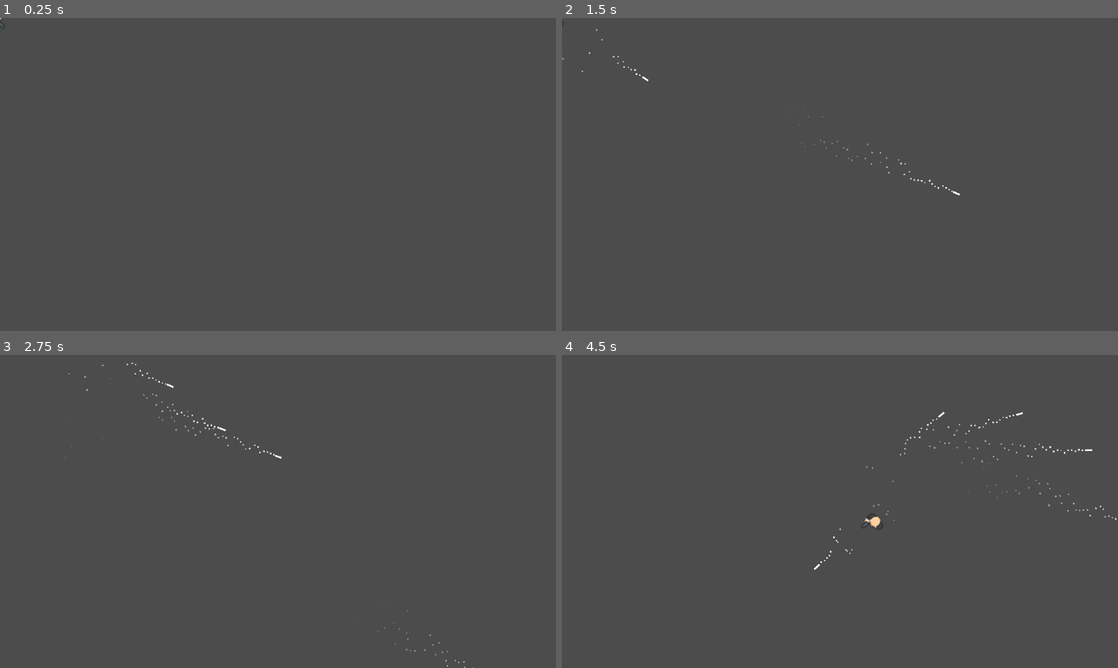
Above: before the commit, frames 1-4 (two rows, left to right).
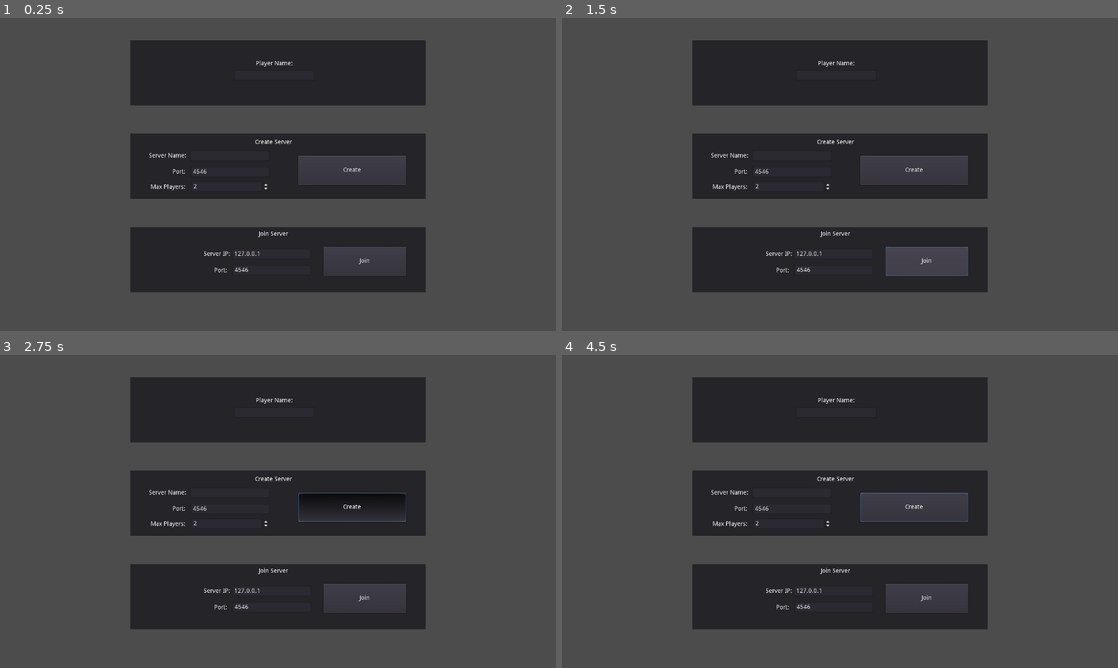
Above: after the commit, the same moments.

Repository: Talamander/bullet-time-fighting
Game: Godot game, scene res://Menu/MainMenu.tscn
The game is run twice, just before and just after one commit, with the same random seed, the same clock (stepped at 60 frames per second) and the same inputs. Before the commit the project starts from res://World/Arena.tscn.
Inputs (mouse positions are in pixels of both pictures, inside the frame that each line leads up to):
- Up to frame 1 (0.25 s): no input
- Up to frame 2 (1.5 s): click (912, 171) at 0.5 s, where only the run after the commit has a clickable "Create"; click (928, 262) at 1.25 s, where only the run after the commit has a clickable "Join"
- Up to frame 3 (2.75 s): move the mouse to (400, 495) at 2.02 s; press the mouse at (400, 495) at 2.03 s; hold Right (ui_right) from 2.03 s (still down); tap Ctrl (bullet_time) at 2.1 s
- Up to frame 4 (4.5 s): move the mouse to (728, 527) at 2.77 s; release Right (ui_right) at 2.78 s; release the mouse at (728, 527) at 2.78 s; hold Down (ui_down) 2.78-3.53 s; click (728, 527) at 2.85 s; tap Ctrl (bullet_time) at 3.05, 3.6 s; move the mouse to (895, 442) at 3.52 s; press the mouse at (895, 442) at 3.53 s; hold Right (ui_right) 3.53-4.28 s; move the mouse to (812, 574) at 4.27 s; release the mouse at (812, 574) at 4.28 s; hold Up (ui_up) from 4.28 s (still down); click (812, 574) at 4.35 s

The runs differ from the first frame. In frame 1, 30% of the frame differs, in the area x 0-77%, y 0-88%; in frame 2, 30%; in frame 3, 32%, in the area x 12-86%, y 2-100%; in frame 4, 30%.

Commit message:
Re-implemented Multiplayer

Diff:
--- /dev/null
+++ b/Effects/BloodParticle.tscn
@@ -0,0 +1,61 @@
+[gd_scene load_steps=5 format=2]
+
+[sub_resource type="Gradient" id=1]
+colors = PoolColorArray( 0.992188, 0.193787, 0.193787, 1, 1, 0, 0, 1 )
+
+[sub_resource type="GradientTexture" id=2]
+gradient = SubResource( 1 )
+width = 1
+
+[sub_resource type="RectangleShape2D" id=3]
+extents = Vector2( 2, 2 )
+
+[sub_resource type="Animation" id=4]
+resource_name = "Lifetime"
+length = 4.0
+tracks/0/type = "bezier"
+tracks/0/path = NodePath("Sprite:modulate:a")
+tracks/0/interp = 1
+tracks/0/loop_wrap = true
+tracks/0/imported = false
+tracks/0/enabled = true
+tracks/0/keys = {
+"points": PoolRealArray( 1, -0.25, 0, 0.25, 0, 1, -0.25, 0, 0.25, 0, 0, -0.25, 0, 0.25, 0 ),
+"times": PoolRealArray( 0, 2.3, 3.8 )
+}
+tracks/1/type = "method"
+tracks/1/path = NodePath(".")
+tracks/1/interp = 1
+tracks/1/loop_wrap = true
+tracks/1/imported = false
+tracks/1/enabled = true
+tracks/1/keys = {
+"times": PoolRealArray( 3.9 ),
+"transitions": PoolRealArray( 1 ),
+"values": [ {
+"args": [  ],
+"method": "queue_free"
+} ]
+}
+
+[node name="BloodParticle" type="RigidBody2D"]
+show_behind_parent = true
+z_index = -2
+collision_layer = 0
+collision_mask = 0
+mass = 62.36
+gravity_scale = 0.0
+
+[node name="Sprite" type="Sprite" parent="."]
+modulate = Color( 1, 1, 1, 0 )
+position = Vector2( -7.45058e-08, -5.96046e-08 )
+scale = Vector2( 4, 4 )
+texture = SubResource( 2 )
+
+[node name="CollisionShape2D" type="CollisionShape2D" parent="."]
+visible = false
+shape = SubResource( 3 )
+
+[node name="AnimationPlayer" type="AnimationPlayer" parent="."]
+autoplay = "Lifetime"
+anims/Lifetime = SubResource( 4 )
--- /dev/null
+++ b/Effects/BloodSpatterComponent.gd
@@ -0,0 +1,34 @@
+extends Node2D
+
+
+export var BloodParticleScene : PackedScene
+export var BloodParticleNumber := 15
+export var RandomVelocity := 400
+
+const BloodSplatterSignalName := "OnDeath"
+
+var rand = RandomNumberGenerator.new()
+
+func _ready():
+	for parentSignal in get_parent().get_signal_list():
+		if (parentSignal["name"] == BloodSplatterSignalName):
+			get_parent().connect(BloodSplatterSignalName, self, "on_parent_death")
+	rand.randomize()
+
+func on_parent_death(parent : Node):
+	splatter()
+
+func splatter(particles_to_spawn := -1):
+	if (particles_to_spawn <= 0):
+		particles_to_spawn = BloodParticleNumber
+
+	var spawnedParticle : RigidBody2D
+
+	for i in range(particles_to_spawn):
+		spawnedParticle = BloodParticleScene.instance()
+
+		get_tree().root.add_child(spawnedParticle)
+
+		spawnedParticle.global_position = global_position
+
+		spawnedParticle.linear_velocity = Vector2(rand.randf_range(-RandomVelocity,RandomVelocity), rand.randf_range(-RandomVelocity,RandomVelocity))
--- /dev/null
+++ b/Effects/BloodSpatterComponent.tscn
@@ -0,0 +1,9 @@
+[gd_scene load_steps=3 format=2]
+
+[ext_resource path="res://Effects/BloodSpatterComponent.gd" type="Script" id=1]
+[ext_resource path="res://Effects/BloodParticle.tscn" type="PackedScene" id=2]
+
+[node name="BloodSpatterComponent" type="Node2D"]
+show_behind_parent = true
+script = ExtResource( 1 )
+BloodParticleScene = ExtResource( 2 )
--- a/Effects/MuzzleFlash.gd
+++ b/Effects/MuzzleFlash.gd
@@ -2,7 +2,13 @@
 
 func _ready():
 	$Particles2D.emitting = true
+	set_as_toplevel(true)
 
+func _process(delta):
+	if Global.bullet_time == true:
+		$Particles2D.speed_scale = .5
+	if Global.bullet_time == false:
+		$Particles2D.speed_scale = 1
 
 func _on_decayTimer_timeout():
 	queue_free()
--- /dev/null
+++ b/Menu/MainMenu.gd
@@ -0,0 +1,40 @@
+extends CanvasLayer
+
+
+func _ready():
+	Network.connect("server_created", self, "_on_ready_to_play")
+	Network.connect("join_success", self, "_on_ready_to_play")
+	Network.connect("join_fail", self, "_on_join_fail")
+
+
+func _on_btCreate_pressed():
+	# Properly set the local player information
+	set_player_info()
+
+	# Gather values from the GUI and fill the network.server_info dictionary
+	if (!$VBoxContainer/PanelHost/txtServerName.text.empty()):
+		Network.server_info.name = $VBoxContainer/PanelHost/txtServerName.text
+	Network.server_info.max_players = int($VBoxContainer/PanelHost/txtMaxPlayers.value)
+	Network.server_info.used_port = int($VBoxContainer/PanelHost/txtServerPort.text)
+
+	# And create the server, using the function previously added into the code
+	Network.create_server()
+
+func _on_btJoin_pressed():
+	# Properly set the local player information
+	set_player_info()
+
+	var port = int($VBoxContainer/PanelJoin/txtJoinPort.text)
+	var ip = $VBoxContainer/PanelJoin/txtJoinIP.text
+	Network.join_server(ip, port)
+
+
+func _on_ready_to_play():
+	get_tree().change_scene("res://World/Arena.tscn")
+
+func _on_join_fail():
+	print("Failed to join server")
+
+func set_player_info():
+	if (!$VBoxContainer/PanelPlayer/txtPlayerName.text.empty()):
+		Global.player_info.name = $VBoxContainer/PanelPlayer/txtPlayerName.text
--- /dev/null
+++ b/Menu/MainMenu.tscn
@@ -0,0 +1,212 @@
+[gd_scene load_steps=2 format=2]
+
+[ext_resource path="res://Menu/MainMenu.gd" type="Script" id=1]
+
+[node name="MainMenu" type="CanvasLayer"]
+script = ExtResource( 1 )
+
+[node name="VBoxContainer" type="VBoxContainer" parent="."]
+anchor_right = 1.0
+anchor_bottom = 1.0
+margin_left = 300.0
+margin_top = 12.0
+margin_right = -300.0
+margin_bottom = -49.0
+custom_constants/separation = 65
+alignment = 1
+__meta__ = {
+"_edit_use_anchors_": false
+}
+
+[node name="PanelPlayer" type="Panel" parent="VBoxContainer"]
+margin_top = 39.0
+margin_right = 680.0
+margin_bottom = 189.0
+rect_min_size = Vector2( 0, 150 )
+__meta__ = {
+"_edit_use_anchors_": false
+}
+
+[node name="Label" type="Label" parent="VBoxContainer/PanelPlayer"]
+margin_left = 238.586
+margin_top = 47.0294
+margin_right = 424.586
+margin_bottom = 61.0294
+text = "Player Name:"
+align = 1
+valign = 1
+__meta__ = {
+"_edit_use_anchors_": false
+}
+
+[node name="txtPlayerName" type="LineEdit" parent="VBoxContainer/PanelPlayer"]
+margin_left = 239.345
+margin_top = 69.104
+margin_right = 424.345
+margin_bottom = 93.104
+align = 1
+__meta__ = {
+"_edit_use_anchors_": false
+}
+
+[node name="PanelHost" type="Panel" parent="VBoxContainer"]
+margin_top = 254.0
+margin_right = 680.0
+margin_bottom = 404.0
+rect_min_size = Vector2( 0, 150 )
+__meta__ = {
+"_edit_use_anchors_": false
+}
+
+[node name="txtServerName" type="LineEdit" parent="VBoxContainer/PanelHost"]
+margin_left = 138.0
+margin_top = 39.0
+margin_right = 320.0
+margin_bottom = 63.0
+__meta__ = {
+"_edit_use_anchors_": false
+}
+
+[node name="txtServerPort" type="LineEdit" parent="VBoxContainer/PanelHost"]
+margin_left = 139.0
+margin_top = 76.0
+margin_right = 320.0
+margin_bottom = 100.0
+text = "4546"
+__meta__ = {
+"_edit_use_anchors_": false
+}
+
+[node name="txtMaxPlayers" type="SpinBox" parent="VBoxContainer/PanelHost"]
+margin_left = 140.0
+margin_top = 110.0
+margin_right = 320.0
+margin_bottom = 134.0
+min_value = 2.0
+max_value = 2.0
+value = 2.0
+__meta__ = {
+"_edit_use_anchors_": false
+}
+
+[node name="Label" type="Label" parent="VBoxContainer/PanelHost"]
+margin_left = 43.0
+margin_top = 44.0
+margin_right = 129.0
+margin_bottom = 58.0
+text = "Server Name:"
+__meta__ = {
+"_edit_use_anchors_": false
+}
+
+[node name="Label2" type="Label" parent="VBoxContainer/PanelHost"]
+margin_left = 97.0
+margin_top = 81.0
+margin_right = 128.0
+margin_bottom = 95.0
+text = "Port:"
+__meta__ = {
+"_edit_use_anchors_": false
+}
+
+[node name="Label3" type="Label" parent="VBoxContainer/PanelHost"]
+margin_left = 47.0
+margin_top = 116.0
+margin_right = 127.0
+margin_bottom = 130.0
+text = "Max Players:"
+__meta__ = {
+"_edit_use_anchors_": false
+}
+
+[node name="Label4" type="Label" parent="VBoxContainer/PanelHost"]
+margin_left = 287.0
+margin_top = 13.0
+margin_right = 372.0
+margin_bottom = 27.0
+text = "Create Server"
+__meta__ = {
+"_edit_use_anchors_": false
+}
+
+[node name="btCreate" type="Button" parent="VBoxContainer/PanelHost"]
+margin_left = 387.0
+margin_top = 51.0
+margin_right = 635.0
+margin_bottom = 118.0
+text = "Create"
+__meta__ = {
+"_edit_use_anchors_": false
+}
+
+[node name="PanelJoin" type="Panel" parent="VBoxContainer"]
+margin_top = 469.0
+margin_right = 680.0
+margin_bottom = 619.0
+rect_min_size = Vector2( 0, 150 )
+__meta__ = {
+"_edit_use_anchors_": false
+}
+
+[node name="Label5" type="Label" parent="VBoxContainer/PanelJoin"]
+margin_left = 169.0
+margin_top = 55.0
+margin_right = 230.0
+margin_bottom = 69.0
+text = "Server IP:"
+__meta__ = {
+"_edit_use_anchors_": false
+}
+
+[node name="Label6" type="Label" parent="VBoxContainer/PanelJoin"]
+margin_left = 193.0
+margin_top = 93.0
+margin_right = 224.0
+margin_bottom = 107.0
+text = "Port:"
+__meta__ = {
+"_edit_use_anchors_": false
+}
+
+[node name="Label8" type="Label" parent="VBoxContainer/PanelJoin"]
+margin_left = 287.0
+margin_top = 9.0
+margin_right = 372.0
+margin_bottom = 23.0
+text = "Join Server"
+align = 1
+__meta__ = {
+"_edit_use_anchors_": false
+}
+
+[node name="txtJoinIP" type="LineEdit" parent="VBoxContainer/PanelJoin"]
+margin_left = 234.0
+margin_top = 50.0
+margin_right = 416.0
+margin_bottom = 74.0
+text = "127.0.0.1"
+__meta__ = {
+"_edit_use_anchors_": false
+}
+
+[node name="txtJoinPort" type="LineEdit" parent="VBoxContainer/PanelJoin"]
+margin_left = 235.0
+margin_top = 87.0
+margin_right = 416.0
+margin_bottom = 111.0
+text = "4546"
+__meta__ = {
+"_edit_use_anchors_": false
+}
+
+[node name="btJoin" type="Button" parent="VBoxContainer/PanelJoin"]
+margin_left = 445.0
+margin_top = 45.0
+margin_right = 635.0
+margin_bottom = 112.0
+text = "Join"
+__meta__ = {
+"_edit_use_anchors_": false
+}
+[connection signal="pressed" from="VBoxContainer/PanelHost/btCreate" to="." method="_on_btCreate_pressed"]
+[connection signal="pressed" from="VBoxContainer/PanelJoin/btJoin" to="." method="_on_btJoin_pressed"]
--- /dev/null
+++ b/Network/network.gd
@@ -0,0 +1,115 @@
+extends Node
+
+var server_info = {
+	name = "Server",      # Holds the name of the server
+	max_players = 0,      # Maximum allowed connections
+	used_port = 0         # Listening port
+}
+
+var players = {}
+
+signal server_created                          # when server is successfully created
+signal join_success                            # When the peer successfully joins a server
+signal join_fail                               # Failed to join a server
+signal player_list_changed                     # List of players has been changed
+signal player_removed(pinfo)                   # A player has been removed from the list
+
+
+func _ready():
+	get_tree().connect("network_peer_connected", self, "_on_player_connected")
+	get_tree().connect("network_peer_disconnected", self, "_on_player_disconnected")
+	get_tree().connect("connected_to_server", self, "_on_connected_to_server")
+	get_tree().connect("connection_failed", self, "_on_connection_failed")
+	get_tree().connect("server_disconnected", self, "_on_disconnected_from_server")
+
+
+func create_server():
+	# Initialize the networking system
+	var net = NetworkedMultiplayerENet.new()
+
+	# Try to create the server
+	if (net.create_server(server_info.used_port, server_info.max_players) != OK):
+		print("Failed to create server")
+		return
+
+	# Assign it into the tree
+	get_tree().set_network_peer(net)
+	emit_signal("server_created")
+	# Register the server's player in the local player list
+	register_player(Global.player_info)
+
+func join_server(ip, port):
+	var net = NetworkedMultiplayerENet.new()
+
+	if (net.create_client(ip, port) != OK):
+		print("Failed to create client")
+		emit_signal("join_fail")
+		return
+
+	get_tree().set_network_peer(net)
+
+remote func register_player(pinfo):
+	if (get_tree().is_network_server()):
+		# We are on the server, so distribute the player list information throughout the connected players
+		for id in players:
+			# Send currently iterated player info to the new player
+			rpc_id(pinfo.net_id, "register_player", players[id])
+			# Send new player info to currently iterated player, skipping the server (which will get the info shortly)
+			if (id != 1):
+				rpc_id(id, "register_player", pinfo)
+
+	# Now to code that will be executed regardless of being on client or server
+	print("Registering player ", pinfo.name, " (", pinfo.net_id, ") to internal player table")
+	players[pinfo.net_id] = pinfo          # Create the player entry in the dictionary
+	emit_signal("player_list_changed")     # And notify that the player list has been changed
+
+remote func unregister_player(id):
+	print("Removing player ", players[id].name, " from internal table")
+	# Cache the player info because it's still necessary for some upkeeping
+	var pinfo = players[id]
+	# Remove the player from the list
+	players.erase(id)
+	# And notify the list has been changed
+	emit_signal("player_list_changed")
+	# Emit the signal that is meant to be intercepted only by the server
+	emit_signal("player_removed", pinfo)
+
+# Everyone gets notified whenever a new client joins the server
+func _on_player_connected(id):
+	pass
+
+
+# Everyone gets notified whenever someone disconnects from the server
+func _on_player_disconnected(id):
+	print("Player ", players[id].name, " disconnected from server")
+	# Update the player tables
+	if (get_tree().is_network_server()):
+		# Unregister the player from the server's list
+		unregister_player(id)
+		# Then on all remaining peers
+		rpc("unregister_player", id)
+
+# Peer trying to connect to server is notified on success
+func _on_connected_to_server():
+	emit_signal("join_success")
+	# Update the player_info dictionary with the obtained unique network ID
+	Global.player_info.net_id = get_tree().get_network_unique_id()
+	# Request the server to register this new player across all connected players
+	rpc_id(1, "register_player", Global.player_info)
+	# And register itself on the local list
+	register_player(Global.player_info)
+
+
+# Peer trying to connect to server is notified on failure
+func _on_connection_failed():
+	emit_signal("join_fail")
+	get_tree().set_network_peer(null)
+
+
+# Peer is notified when disconnected from server
+func _on_disconnected_from_server():
+	print("Disconnected from server")
+	# Clear the internal player list
+	players.clear()
+	# Reset the player info network ID
+	Global.player_info.net_id = 1
--- a/Parent Classes/Projectile.gd
+++ b/Parent Classes/Projectile.gd
@@ -1,12 +1,28 @@
-extends KinematicBody2D
+extends Area2D
+
+puppet var puppet_motion = Vector2.ZERO
 
 var velocity = Vector2.ZERO
-export(int) var speed = 1000
+var speed = 1500
+
+func _ready():
+	set_as_toplevel(true)
+
 
 func _process(delta):
-	position += velocity * delta
+	if Global.bullet_time == true:
+		speed = 500
+		$Particles2D.speed_scale = .5
+	else:
+		speed = 1500
+		$Particles2D.speed_scale = 1
+	position += velocity * delta * speed
 
 
 
 func _on_decayTimer_timeout():
-	queue_free()
+	pass#queue_free()
+
+
+func _on_VisibilityNotifier2D_screen_exited():
+	pass#queue_free()
--- a/Parent Classes/Projectile.tscn
+++ b/Parent Classes/Projectile.tscn
@@ -2,7 +2,7 @@
 
 [ext_resource path="res://Parent Classes/Projectile.gd" type="Script" id=1]
 
-[node name="Projectile" type="KinematicBody2D" groups=[
+[node name="Projectile" type="Area2D" groups=[
 "time_scale_objects",
 ]]
 script = ExtResource( 1 )
@@ -18,4 +18,7 @@
 autostart = true
 
 [node name="Particles2D" type="Particles2D" parent="."]
+
+[node name="VisibilityNotifier2D" type="VisibilityNotifier2D" parent="."]
 [connection signal="timeout" from="Timers/decayTimer" to="." method="_on_decayTimer_timeout"]
+[connection signal="screen_exited" from="VisibilityNotifier2D" to="." method="_on_VisibilityNotifier2D_screen_exited"]
--- a/Player/Player.gd
+++ b/Player/Player.gd
@@ -6,24 +6,39 @@
 onready var muzzle = $Muzzle
 
 #Movement Variables
-var speed = 600
+var speed = 500
 var acceleration = 4000
 var motion = Vector2.ZERO
+puppet var puppet_motion = Vector2.ZERO
+puppet var puppet_rotation = global_rotation
 
+#Gun variables
+onready var fireRate = $Timers/fireRate
 var canFire = true
 
+
 func _physics_process(delta):
-	look_rotation()
-	var input_vector = get_input_vector()
-	#Vector2.ZERO is true when no move key is being pressed
-	if input_vector == Vector2.ZERO:
-		apply_friction(acceleration * delta)
+	if is_network_master():
+		look_rotation()
+
+		var input_vector = get_input_vector()
+		#Vector2.ZERO is true when no move key is being pressed
+		if input_vector == Vector2.ZERO:
+			apply_friction(acceleration * delta)
+		else:
+			calc_movement(input_vector * acceleration * delta)
+		motion = move_and_slide(motion)
+
+		rset("puppet_motion", position)
+		rset("puppet_rotation", global_rotation)
+
+		if Input.is_action_pressed("fire") and canFire == true:
+			rpc('fire_bullet')
+
 	else:
-		calc_movement(input_vector * acceleration * delta)
-	motion = move_and_slide(motion)
-
+		global_rotation = puppet_rotation
+		position = puppet_motion
 	bullet_time()
-	fire_bullet()
 
 
 func get_input_vector():
@@ -43,7 +58,10 @@
 func calc_movement(value):
 	#Uses the acceleration to ramp up to the speed, so it's not instantaneous
 	motion += value
-	motion = motion.clamped(speed)
+	if Global.bullet_time == true:
+		motion = motion.clamped(speed/2)
+	else:
+		motion = motion.clamped(speed)
 
 func look_rotation():
 	#Gets the mouse location and sets the player rotation to match
@@ -52,23 +70,24 @@
 
 func bullet_time():
 	if Input.is_action_just_pressed("bullet_time"):
-		Engine.time_scale = .5
+		Global.bullet_time = true
 	if Input.is_action_just_released("bullet_time"):
-		Engine.time_scale = 1
+		Global.bullet_time = false
 
-func fire_bullet():
-	if Input.is_action_pressed("fire") and canFire == true:
-		canFire = false
-		$Timers/fireRate.start()
+sync func fire_bullet():
+	canFire = false
+	fireRate.start()
+	var bullet = playerBullet.instance()
+	add_child(bullet)
+	bullet.global_position = muzzle.global_position
+	bullet.velocity = Vector2.RIGHT.rotated(self.rotation)
+	bullet.set_rotation(global_rotation)
+	motion -= bullet.velocity * 25
 
-		var bullet = Global.instance_scene_on_main(playerBullet, muzzle.global_position)
-		bullet.velocity = Vector2.RIGHT.rotated(self.rotation) * bullet.speed
-		bullet.set_rotation(global_rotation)
-
-		var flash = Global.instance_scene_on_main(muzzleFlash, muzzle.global_position)
-		flash.set_rotation(global_rotation)
-
-		motion -= bullet.velocity * .2
+	var muzzleflash = muzzleFlash.instance()
+	add_child(muzzleflash)
+	muzzleflash.global_position = muzzle.global_position
+	muzzleflash.set_rotation(self.rotation)
 
 
 func _on_fireRate_timeout():
--- a/Singletons/Global.gd
+++ b/Singletons/Global.gd
@@ -1,9 +1,9 @@
 extends Node
 
-#Singleton for instancing scenes within a scene. ex: playerBullet
-func instance_scene_on_main(scene, position):
-	var main = get_tree().current_scene
-	var instance = scene.instance()
-	main.add_child(instance)
-	instance.global_position = position
-	return instance
+var bullet_time = false
+
+var player_info = {
+	name = "Player",                   # How this player will be shown within the GUI
+	net_id = 1,                        # By default everyone receives "server ID"
+	actor_path = "res://Player/Player.tscn",  # The class used to represent the player in the game world
+}
--- a/World/Arena.gd
+++ b/World/Arena.gd
@@ -1 +1,85 @@
 extends Node2D
+
+func _ready():
+	# Connect event handler to the player_list_changed signal
+	Network.connect("player_list_changed", self, "_on_player_list_changed")
+	# If we are in the server, connect to the event that will deal with player despawning
+	if (get_tree().is_network_server()):
+		Network.connect("player_removed", self, "_on_player_removed")
+
+	# Update the lblLocalPlayer label widget to display the local player name
+	$HUD/PanelPlayerList/lblLocalPlayer.text = Global.player_info.name
+
+		# Spawn the players
+	if (get_tree().is_network_server()):
+		spawn_players(Global.player_info, 1)
+	else:
+		rpc_id(1, "spawn_players", Global.player_info, -1)
+
+func _on_player_list_changed():
+	# First remove all children from the boxList widget
+	for c in $HUD/PanelPlayerList/boxList.get_children():
+		c.queue_free()
+
+	# Now iterate through the player list creating a new entry into the boxList
+	for p in Network.players:
+		if (p != Global.player_info.net_id):
+			var nlabel = Label.new()
+			nlabel.text = Network.players[p].name
+			$HUD/PanelPlayerList/boxList.add_child(nlabel)
+
+# Spawns a new player actor, using the provided player_info structure and the given spawn index
+remote func spawn_players(pinfo, spawn_index):
+	# If the spawn_index is -1 then we define it based on the size of the player list
+	if (spawn_index == -1):
+		spawn_index = Network.players.size()
+
+	if (get_tree().is_network_server() && pinfo.net_id != 1):
+		# We are on the server and the requested spawn does not belong to the server
+		# Iterate through the connected players
+		var s_index = 1      # Will be used as spawn index
+		for id in Network.players:
+			# Spawn currently iterated player within the new player's scene, skipping the new player for now
+			if (id != pinfo.net_id):
+				rpc_id(pinfo.net_id, "spawn_players", Network.players[id], s_index)
+
+			# Spawn the new player within the currently iterated player as long it's not the server
+			# Because the server's list already contains the new player, that one will also get itself!
+			if (id != 1):
+				rpc_id(id, "spawn_players", pinfo, spawn_index)
+
+			s_index += 1
+
+	# Load the scene and create an instance
+	var pclass = load(pinfo.actor_path)
+	var nactor = pclass.instance()
+	# And the actor position
+	nactor.position = $SpawnPoints.get_node(str(spawn_index)).position
+	# If this actor does not belong to the server, change the node name and network master accordingly
+	if (pinfo.net_id != 1):
+		nactor.set_network_master(pinfo.net_id)
+	nactor.set_name(str(pinfo.net_id))
+	# Finally add the actor into the world
+	add_child(nactor)
+
+remote func despawn_player(pinfo):
+	if (get_tree().is_network_server()):
+		for id in Network.players:
+			# Skip disconnecte player and server from replication code
+			if (id == pinfo.net_id || id == 1):
+				continue
+
+			# Replicate despawn into currently iterated player
+			rpc_id(id, "despawn_player", pinfo)
+
+	# Try to locate the player actor
+	var player_node = get_node(str(pinfo.net_id))
+	if (!player_node):
+		print("Cannoot remove invalid node from tree")
+		return
+
+	# Mark the node for deletion
+	player_node.queue_free()
+
+func _on_player_removed(pinfo):
+	despawn_player(pinfo)
--- a/World/Arena.tscn
+++ b/World/Arena.tscn
@@ -1,9 +1,43 @@
-[gd_scene load_steps=3 format=2]
+[gd_scene load_steps=2 format=2]
 
-[ext_resource path="res://Player/Player.tscn" type="PackedScene" id=1]
 [ext_resource path="res://World/Arena.gd" type="Script" id=2]
 
 [node name="Arena" type="Node2D"]
 script = ExtResource( 2 )
 
-[node name="Player" parent="." instance=ExtResource( 1 )]
+[node name="HUD" type="CanvasLayer" parent="."]
+
+[node name="PanelPlayerList" type="Panel" parent="HUD"]
+self_modulate = Color( 1, 1, 1, 0 )
+margin_left = 20.0
+margin_top = 20.0
+margin_right = 257.0
+margin_bottom = 152.0
+__meta__ = {
+"_edit_use_anchors_": false
+}
+
+[node name="lblLocalPlayer" type="Label" parent="HUD/PanelPlayerList"]
+margin_right = 40.0
+margin_bottom = 14.0
+text = "LocalPlayerName"
+__meta__ = {
+"_edit_use_anchors_": false
+}
+
+[node name="boxList" type="VBoxContainer" parent="HUD/PanelPlayerList"]
+margin_left = 2.0
+margin_top = 17.0
+margin_right = 109.0
+margin_bottom = 118.0
+__meta__ = {
+"_edit_use_anchors_": false
+}
+
+[node name="SpawnPoints" type="Node2D" parent="."]
+
+[node name="1" type="Position2D" parent="SpawnPoints"]
+position = Vector2( 158.089, 358.41 )
+
+[node name="2" type="Position2D" parent="SpawnPoints"]
+position = Vector2( 1148.66, 358.41 )
--- a/project.godot
+++ b/project.godot
@@ -16,12 +16,13 @@
 [application]
 
 config/name="Bullet-time-fighting"
-run/main_scene="res://World/Arena.tscn"
+run/main_scene="res://Menu/MainMenu.tscn"
 config/icon="res://icon.png"
 
 [autoload]
 
 Global="*res://Singletons/Global.gd"
+Network="*res://Network/network.gd"
 
 [display]
 
Not shown: 3 places in Effects/MuzzleFlash.tscn that only renumber resources
